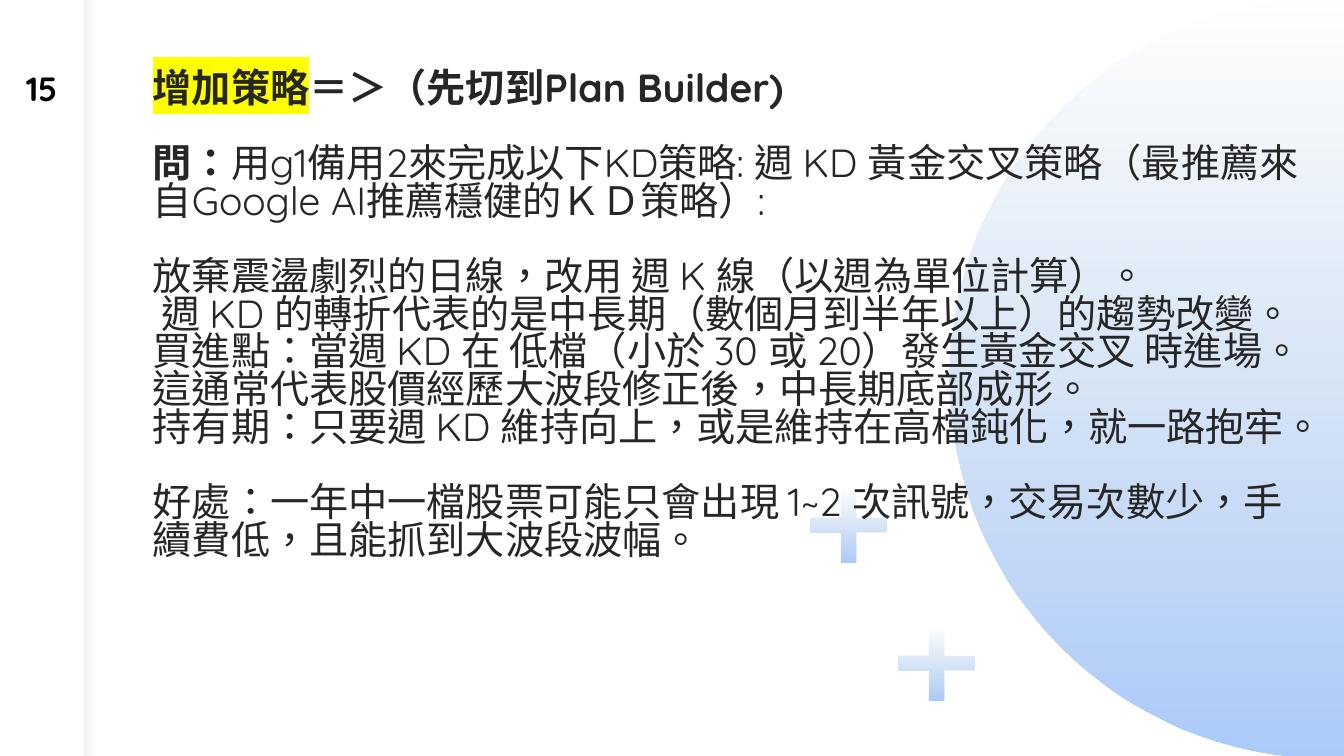
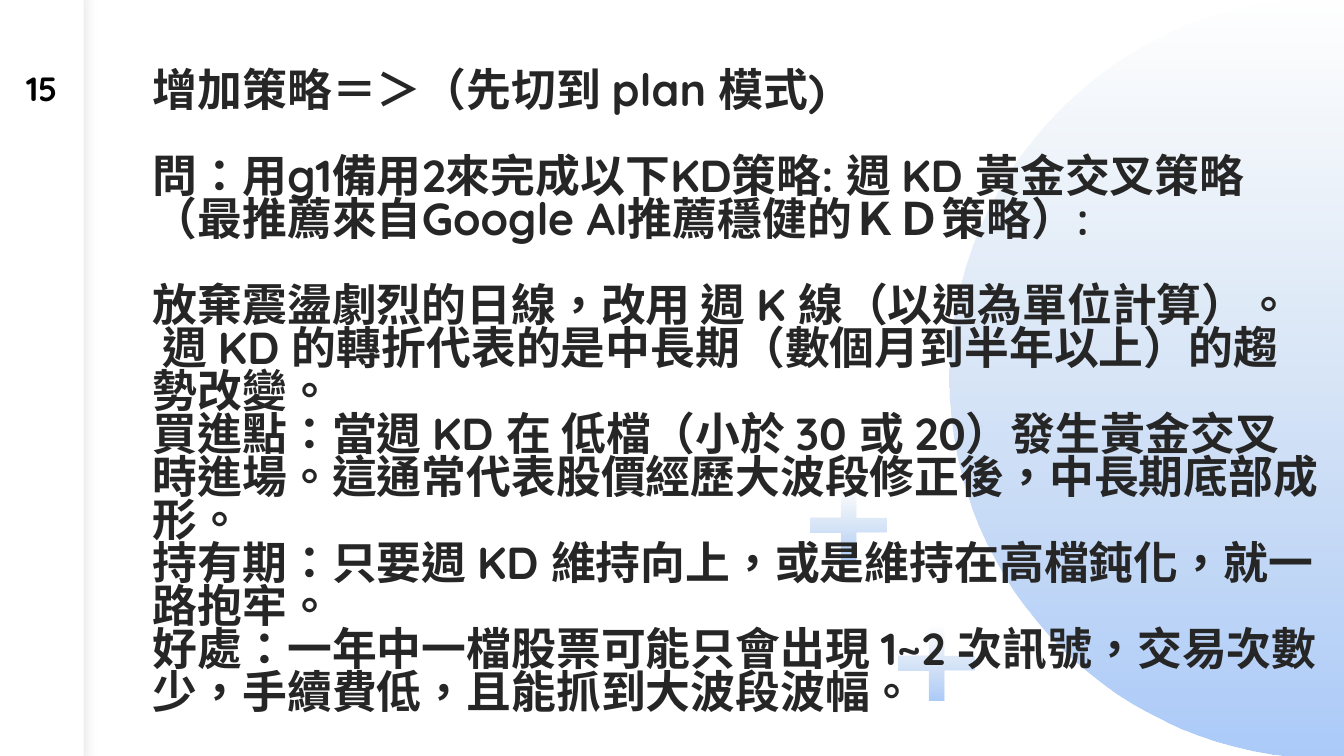
Before and after one commit to dinchentech/tw-selfselect, a slide deck: slide 15 of plans/ppt/TW-SELFSELECT台股買賣自動化系統-W5-講稿版.pptx. Drawn at 1344x756 pixels with LibreOffice and Linux fonts; fonts in the diff are those of the drawing. Boxes give left, top, right and bottom in pixels: in the first picture for what was removed or moved away, otherwise in the second. Text is boxed around its words. In the diff, an @@ line names an element or a change of style, - is before the commit and + after.

Commit message:
plans/ppt：移除舊 opencode 截圖、裁掉舊狀態列，說明補進 README
- W3 s2–s6、s19、s20 的 opencode 介面截圖移除，原位置留淡色「（DSH 介面截圖待補）」
- W5 s16/s17 保留計畫表與測試輸出，只裁掉底部舊狀態列（Prometheus/Sisyphus 字樣）
- W5 s15/s16/s19/s20 的「Plan Builder / .omo/plans / start-work」字樣改成 plan 模式說法
- W3 s6 標題縮短；README 補「DSH 化對照表」「截圖處理」「仍待處理」

```diff
--- a/plans/ppt/TW-SELFSELECT台股買賣自動化系統-W5-講稿版.pptx
+++ b/plans/ppt/TW-SELFSELECT台股買賣自動化系統-W5-講稿版.pptx
@@ title at (153,67,1319,712): text changed; size 28 to 32 pt; bold on @@
-增加策略＝＞（先切到Plan Builder)
-問：用g1備用2來完成以下KD策略: 週 KD 黃金交叉策略（最推薦來自Google AI推薦穩健的ＫＤ策略）:
-放棄震盪劇烈的日線，改用 週 K 線（以週為單位計算）。
-週 KD 的轉折代表的是中長期（數個月到半年以上）的趨勢改變。
-買進點：當週 KD 在 低檔（小於 30 或 20）發生黃金交叉 時進場。這通常代表股價經歷大波段修正後，中長期底部成形。
-持有期：只要週 KD 維持向上，或是維持在高檔鈍化，就一路抱牢。
-好處：一年中一檔股票可能只會出現 1~2 次訊號，交易次數少，手續費低，且能抓到大波段波幅。
+增加策略＝＞（先切到 plan 模式)
+問：用g1備用2來完成以下KD策略: 週 KD 黃金交叉策略（最推薦來自Google AI推薦穩健的ＫＤ策略）:
+放棄震盪劇烈的日線，改用 週 K 線（以週為單位計算）。
+週 KD 的轉折代表的是中長期（數個月到半年以上）的趨勢改變。
+買進點：當週 KD 在 低檔（小於 30 或 20）發生黃金交叉 時進場。這通常代表股價經歷大波段修正後，中長期底部成形。
+持有期：只要週 KD 維持向上，或是維持在高檔鈍化，就一路抱牢。
+好處：一年中一檔股票可能只會出現 1~2 次訊號，交易次數少，手續費低，且能抓到大波段波幅。
```
Also in this commit, not shown: 1 other slide changed, 1 slide added, 1 slide removed, 2 other files.
